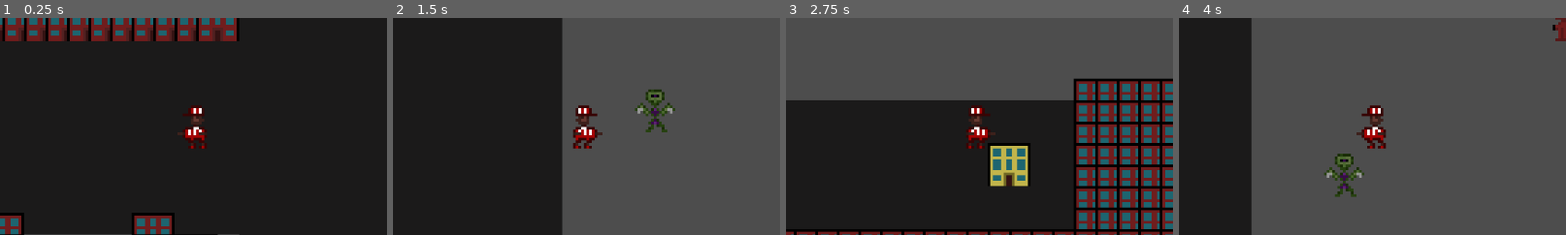
Above: before the commit, frames 1-4 (left to right).
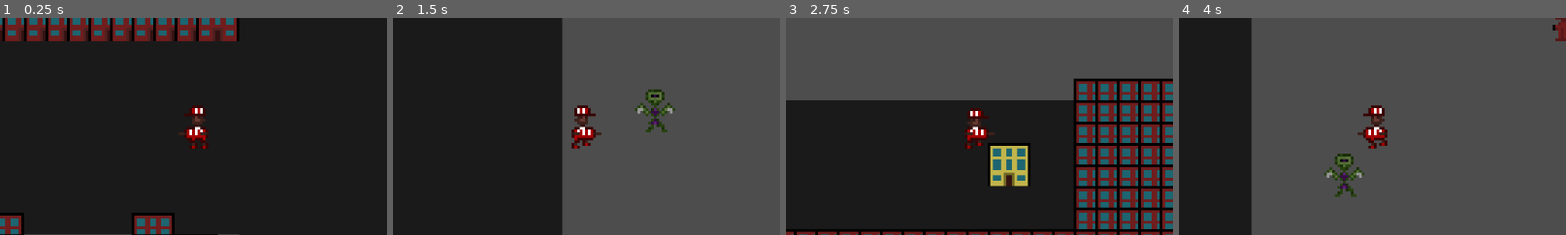
Above: after the commit, the same moments.

Repository: Lila-Kuhlt/Close-Encounters-of-the-Jeff-Kind
Game: Godot game, scene res://scenes/World.tscn
The game is run twice, just before and just after one commit, with the same random seed, the same clock (stepped at 60 frames per second) and the same inputs.
Inputs:
- Up to frame 1 (0.25 s): no input
- Up to frame 2 (1.5 s): tap Enter at 0.5 s; hold D (right) 0.53-1.28 s; hold S (down) from 1.28 s (still down)
- Up to frame 3 (2.75 s): release S (down) at 2.03 s; hold D (right) from 2.03 s (still down)
- Up to frame 4 (4 s): release D (right) at 2.78 s; hold W (up) 2.78-3.53 s; hold A (left) from 3.53 s (still down)
The pictures show only the part of the screen within x 25-75%, y 25-75%; the shares and areas given below are measured in that part.

The runs differ from the first frame. In frame 1, 0.3% of the frame differs, in the area x 45-54%, y 40-61%; in frame 2, 0.5%; in frame 3, 0.5%, in the area x 46-55%, y 40-61%; in frame 4, 0.5%.

Commit message:
Add animations for player

Diff:
--- a/godot/scenes/Player.gd
+++ b/godot/scenes/Player.gd
@@ -58,6 +58,7 @@
 func _physics_process(_delta):
 	position = position.clamp(Globals.WORLD_BOUNDARY.position, Globals.WORLD_BOUNDARY.end)
 	var direction := Input.get_vector("left", "right", "up", "down")
+	var has_input := direction.x != 0 or direction.y != 0
 	if is_stunned and not Globals.DEBUG:
 		direction = Vector2(0, 0)
 	if direction.x > 0:
@@ -68,7 +69,7 @@
 	knockback *= KNOCKBACK_ENVELOPE
 
 	velocity = direction * SPEED
-	move_and_slide()
+	$WalkAnimationPlayer.play('walk' if has_input and not move_and_slide() else 'idle')
 
 	var vp := get_viewport_rect()
 	var hz := vp.size * 0.5
@@ -81,16 +82,16 @@
 	if is_stunned or is_invincible:
 		return
 	is_stunned = true
-	$AnimationPlayer.play("hit")
+	$HitAnimationPlayer.play("hit")
 	$StunTimer.start()
 
 func _on_stun_timer_timeout() -> void:
 	is_invincible = true
 	is_stunned = false
-	$AnimationPlayer.stop()
-	$AnimationPlayer.play("invincible")
+	$HitAnimationPlayer.stop()
+	$HitAnimationPlayer.play("invincible")
 	$InvincibilityTimer.start()
 
 func _on_invincibility_timer_timeout() -> void:
-	$AnimationPlayer.stop()
+	$HitAnimationPlayer.stop()
 	is_invincible = false
--- a/godot/scenes/Player.tscn
+++ b/godot/scenes/Player.tscn
@@ -71,6 +71,59 @@
 "invincible": SubResource("Animation_t5nj7")
 }
 
+[sub_resource type="Animation" id="Animation_m34xj"]
+length = 0.001
+tracks/0/type = "value"
+tracks/0/imported = false
+tracks/0/enabled = true
+tracks/0/path = NodePath("Character:frame")
+tracks/0/interp = 1
+tracks/0/loop_wrap = true
+tracks/0/keys = {
+"times": PackedFloat32Array(0),
+"transitions": PackedFloat32Array(1),
+"update": 1,
+"values": [1]
+}
+
+[sub_resource type="Animation" id="Animation_ee4f6"]
+resource_name = "idle"
+tracks/0/type = "value"
+tracks/0/imported = false
+tracks/0/enabled = true
+tracks/0/path = NodePath("Character:frame")
+tracks/0/interp = 1
+tracks/0/loop_wrap = true
+tracks/0/keys = {
+"times": PackedFloat32Array(0),
+"transitions": PackedFloat32Array(1),
+"update": 1,
+"values": [0]
+}
+
+[sub_resource type="Animation" id="Animation_l8ky0"]
+resource_name = "walk"
+length = 0.8
+tracks/0/type = "value"
+tracks/0/imported = false
+tracks/0/enabled = true
+tracks/0/path = NodePath("Character:frame")
+tracks/0/interp = 1
+tracks/0/loop_wrap = true
+tracks/0/keys = {
+"times": PackedFloat32Array(0, 0.2, 0.4, 0.6),
+"transitions": PackedFloat32Array(1, 1, 1, 1),
+"update": 1,
+"values": [1, 2, 3, 4]
+}
+
+[sub_resource type="AnimationLibrary" id="AnimationLibrary_57kes"]
+_data = {
+"RESET": SubResource("Animation_m34xj"),
+"idle": SubResource("Animation_ee4f6"),
+"walk": SubResource("Animation_l8ky0")
+}
+
 [node name="Jeff" type="CharacterBody2D"]
 collision_layer = 5
 motion_mode = 1
@@ -81,6 +134,8 @@
 
 [node name="Character" type="Sprite2D" parent="."]
 texture = ExtResource("2_8uldn")
+hframes = 5
+frame = 1
 
 [node name="HitBox" type="Area2D" parent="."]
 collision_layer = 5
@@ -104,9 +159,14 @@
 wait_time = 1.2
 one_shot = true
 
-[node name="AnimationPlayer" type="AnimationPlayer" parent="."]
+[node name="HitAnimationPlayer" type="AnimationPlayer" parent="."]
 libraries = {
 "": SubResource("AnimationLibrary_2704f")
+}
+
+[node name="WalkAnimationPlayer" type="AnimationPlayer" parent="."]
+libraries = {
+"": SubResource("AnimationLibrary_57kes")
 }
 
 [node name="HitSoundPlayer" type="AudioStreamPlayer" parent="."]
Binary file changed: godot/assets/Jeff.png
Not shown: 1 places in godot/scenes/Player.tscn that only renumber resources
